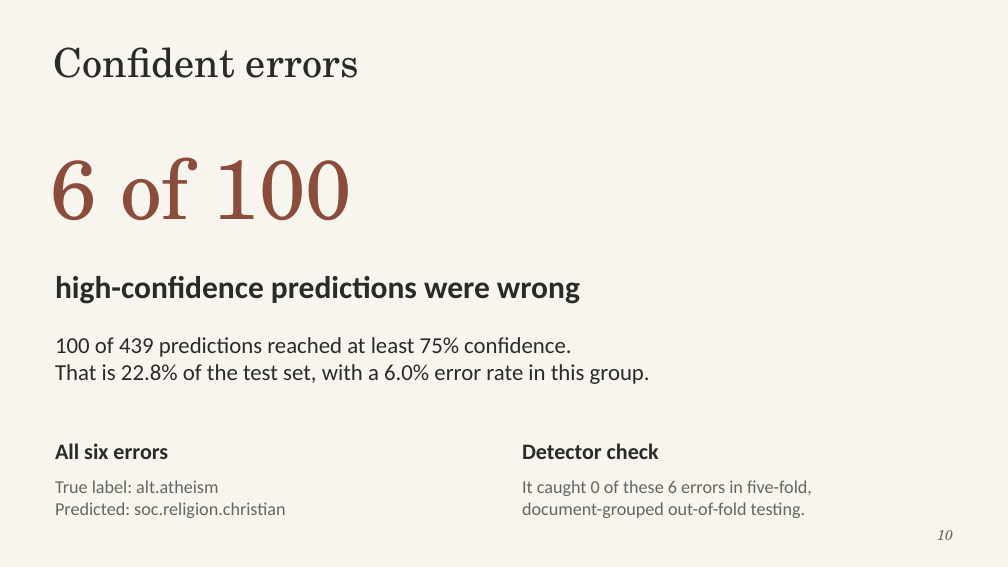
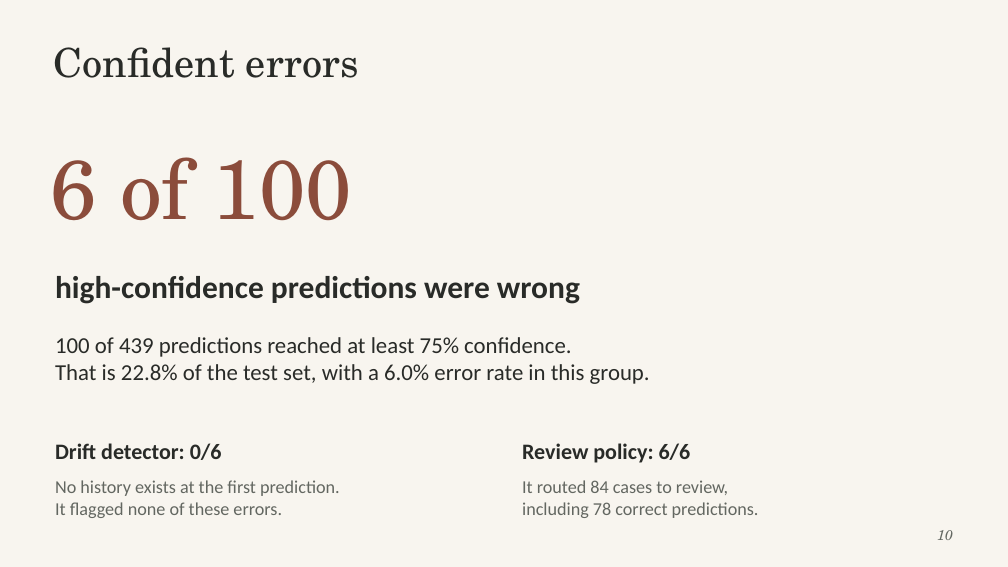
Before and after one commit to ahansardar/ai-confidence-drift, a slide deck: slide 10 of reports/presentation/AI_Confidence_Drift_Presentation.pptx. Drawn at 1008x567 pixels with LibreOffice and Linux fonts; fonts in the diff are those of the drawing. Boxes give left, top, right and bottom in pixels: in the first picture for what was removed or moved away, otherwise in the second. Text is boxed around its words. In the diff, an @@ line names an element or a change of style, - is before the commit and + after.

Commit message:
Route high-confidence errors to conservative review

```diff
--- a/reports/presentation/AI_Confidence_Drift_Presentation.pptx
+++ b/reports/presentation/AI_Confidence_Drift_Presentation.pptx
@@ text at (x1=55, y1=443, x2=222, y2=460): text changed @@
-All six errors
+Drift detector: 0/6
@@ text at (x1=522, y1=443, x2=691, y2=463): text changed @@
-Detector check
+Review policy: 6/6
@@ text at (x1=55, y1=480, x2=340, y2=518): text changed @@
-True label: alt.atheism
-Predicted: soc.religion.christian
+No history exists at the first prediction.
+It flagged none of these errors.
@@ text at (x1=522, y1=480, x2=759, y2=518): text changed @@
-It caught 0 of these 6 errors in five-fold,
-document-grouped out-of-fold testing.
+It routed 84 cases to review,
+including 78 correct predictions.
```
Also in this commit, not shown: 3 other slides changed, 8 other files.
